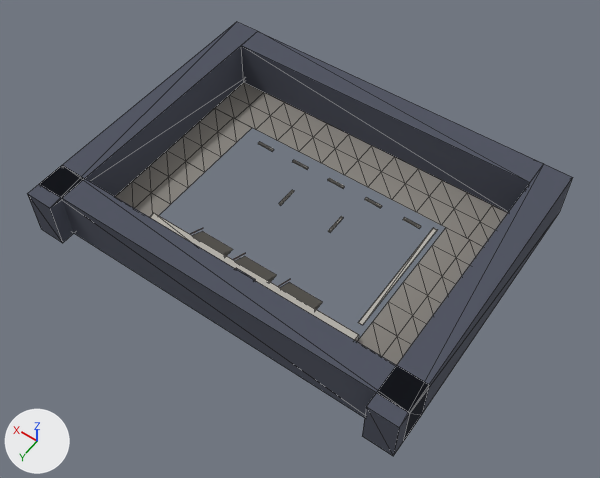
A saved change to the glTF model conditioned/beargarden/spot_plattan.glb.
Rendered twice from a camera (50 mm lens) standing at (-80.5, 113.6, 170.2) and looking at (-3.7, 6.2, 1.4). Every picture has the same lights, and +X, +Y and +Z are marked at lower left. The first picture is the older version. Mesh edges are drawn as thin lines. Vertices at exactly the same position are counted once.

In view in the first picture: 'spot_plattan'.
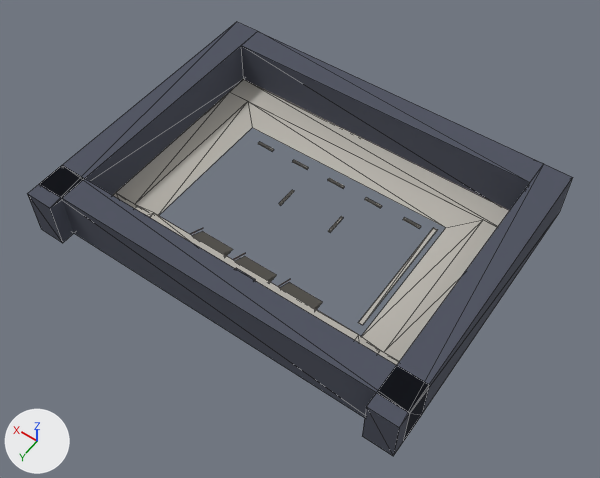
Where the change shows, as pixel boxes (x1, y1, x2, y2) in the pictures (600 x 478 px):
part 1 of me_mesh_0, built on
    before: (115, 82, 507, 365)
    after: (113, 79, 510, 365)

The edits, one by one:
me_mesh_0 is used by ob_spot_plattan; location (0.0, 0.0, 0.0).
me_mesh_0 had 593 vertices, 726 faces and spanned x -54.0..54.0, y -42.0..42.0, z 0.0..14.0.
me_mesh_0 now has 540 vertices, 672 faces and spans x -54.0..54.0, y -42.0..42.0, z 0.0..14.0.
Part 1, on me_mesh_0:
75 vertices are removed from x -46.0..46.0, y -34.0..22.9, z 0.0.
104 faces are deleted.
2 vertices move from x -39.0..39.0, y 30.0, z 0.0 to x -32.0..46.0, y 30.0, z 1.2.
16 vertices are added at x -46.0..46.0, y -27.0..30.0, z 0.0..1.2.
6 new vertices lie (0.0, 0.0, 1.2) away from vertices in x -46.0..46.0, y -34.0..30.0, z 0.0.
50 new faces join them.
